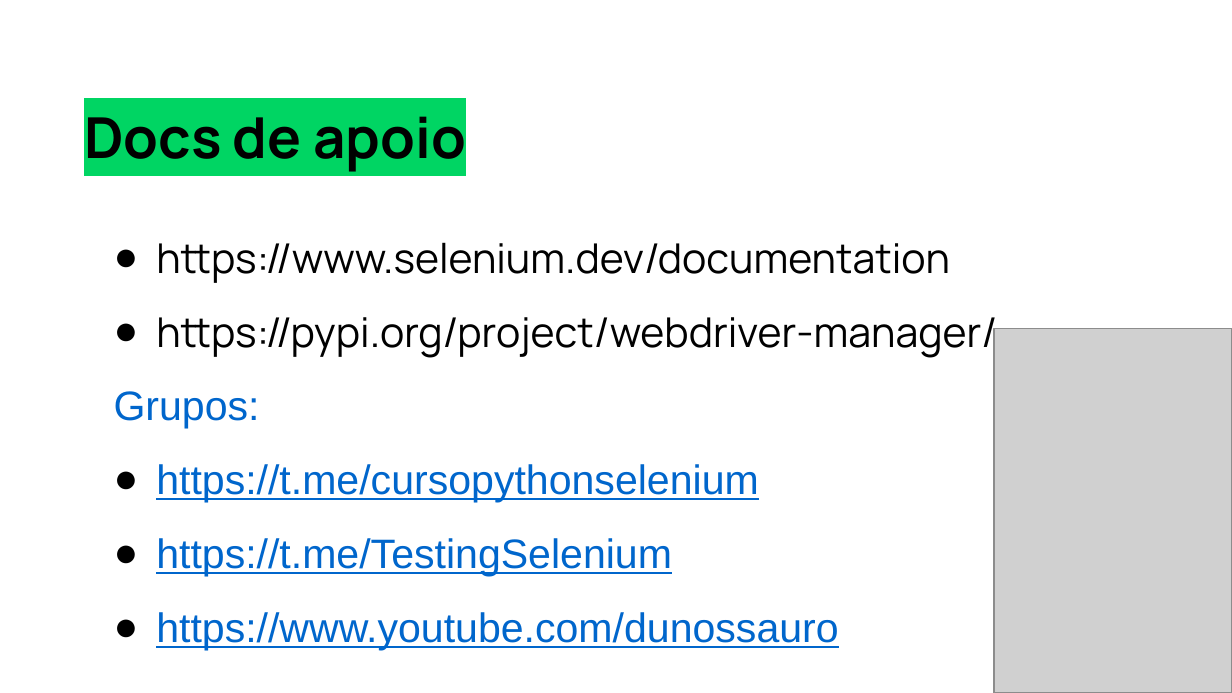
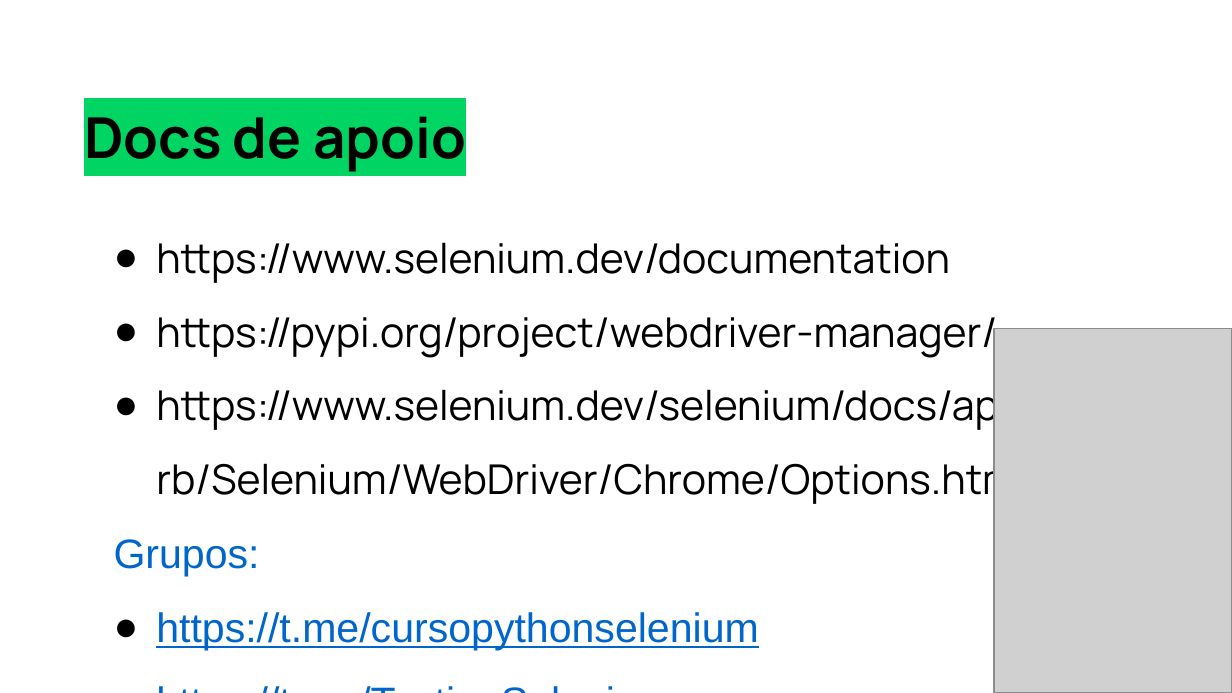
Before and after one commit to greghonox/TESTES-SELENIUM, a slide deck: slide 9 of selenium.pptx. Drawn at 1232x693 pixels with LibreOffice and Linux fonts; fonts in the diff are those of the drawing; grey boxes stand for pictures. Boxes give left, top, right and bottom in pixels: in the first picture for what was removed or moved away, otherwise in the second. Text is boxed around its words. In the diff, an @@ line names an element or a change of style, - is before the commit and + after.

```diff
--- a/selenium.pptx
+++ b/selenium.pptx
@@ text at (156, 382, 1026, 506): paragraph added @@
+● https://www.selenium.dev/selenium/docs/api/rb/Selenium/WebDriver/Chrome/Options.html
```
Also in this commit, not shown: 3 other files.
